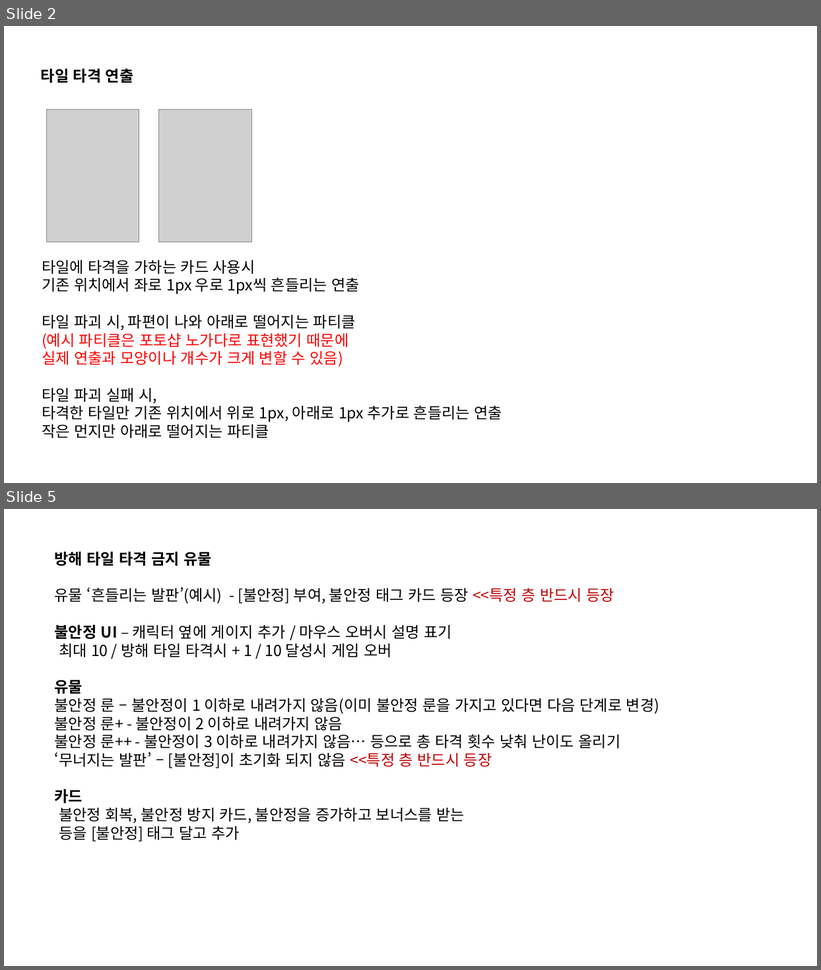
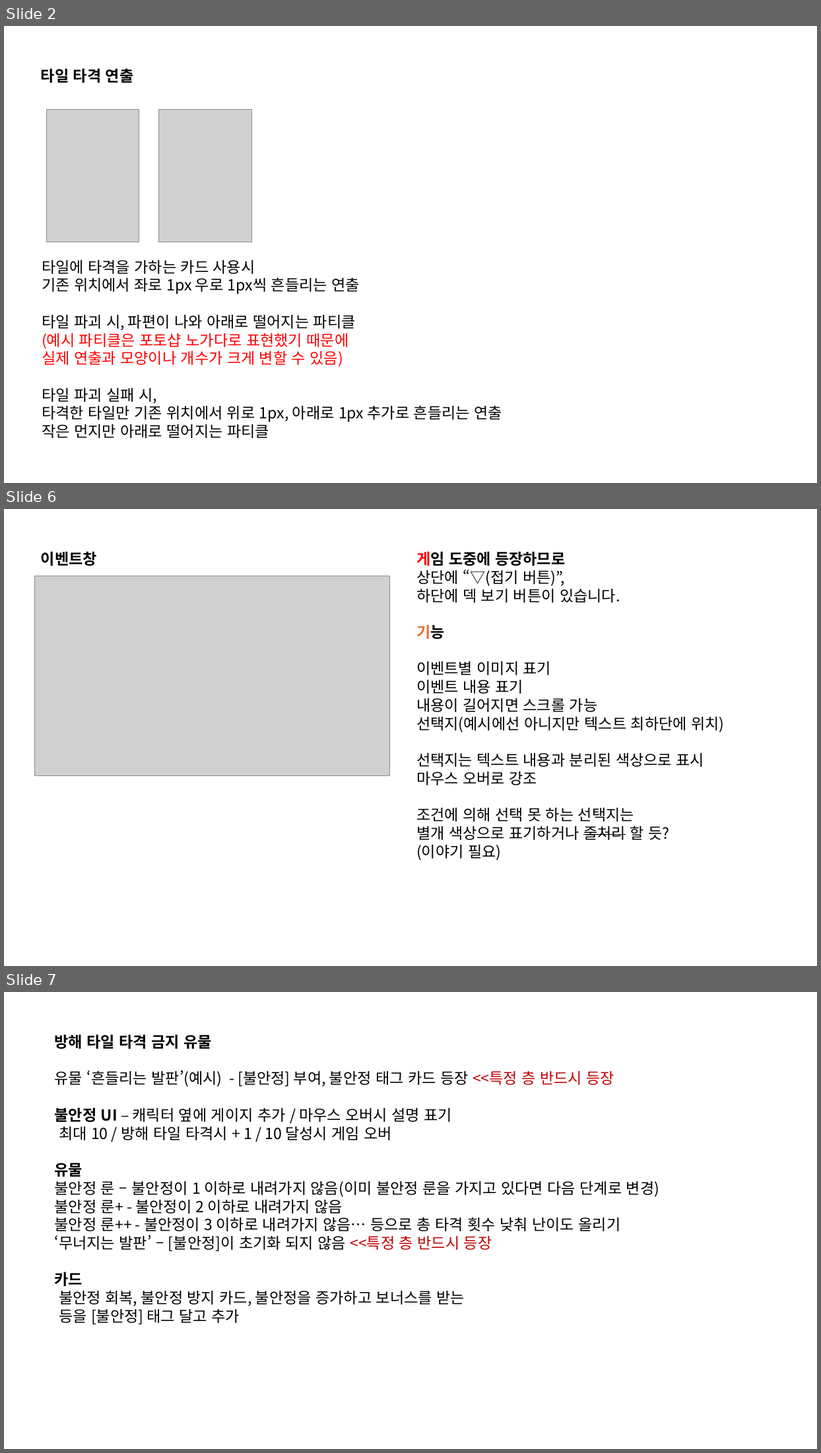
Before and after one commit to kauthor/FluffyDisdog, a slide deck: Plan/기획서/땅부수기2026 ch2.pptx. Shown one above the other, each under a label of ours: slides 2 and 5 before the commit, slides 2, 6 and 7 after it; the slides between them are not shown. The pictures are 821x970 and 821x1453 pixels, drawn with LibreOffice and Linux fonts; fonts in the diff are those of the drawing; grey boxes stand for pictures. Boxes give left, top, right and bottom in pixels: in the first picture for what was removed or moved away, otherwise in the second. Text is boxed around its words. In the diff, an @@ line names an element or a change of style, - is before the commit and + after.

```diff
--- a/Plan/기획서/땅부수기2026 ch2.pptx
+++ b/Plan/기획서/땅부수기2026 ch2.pptx
@@ slide 6 added at (4, 509, 817, 966), background #FFFFFF @@
@@ text added at (41, 551, 97, 566), 18 pt, text #000000, bold @@
+이벤트창
@@ text added at (416, 551, 724, 861), 18 pt, text #000000 @@
+게임 도중에 등장하므로
+상단에 “▽(접기 버튼)”,
+하단에 덱 보기 버튼이 있습니다.
+기능
+이벤트별 이미지 표기
+이벤트 내용 표기
+내용이 길어지면 스크롤 가능
+선택지(예시에선 아니지만 텍스트 최하단에 위치)
+선택지는 텍스트 내용과 분리된 색상으로 표시
+마우스 오버로 강조
+조건에 의해 선택 못 하는 선택지는
+별개 색상으로 표기하거나 줄처리 할 듯?
+(이야기 필요)
@@ picture added at (35, 576, 390, 776) @@
@@ what was slide 5 is now slide 7 @@
```
Also in this commit, not shown: 2 slides changed, 1 other slide added.
